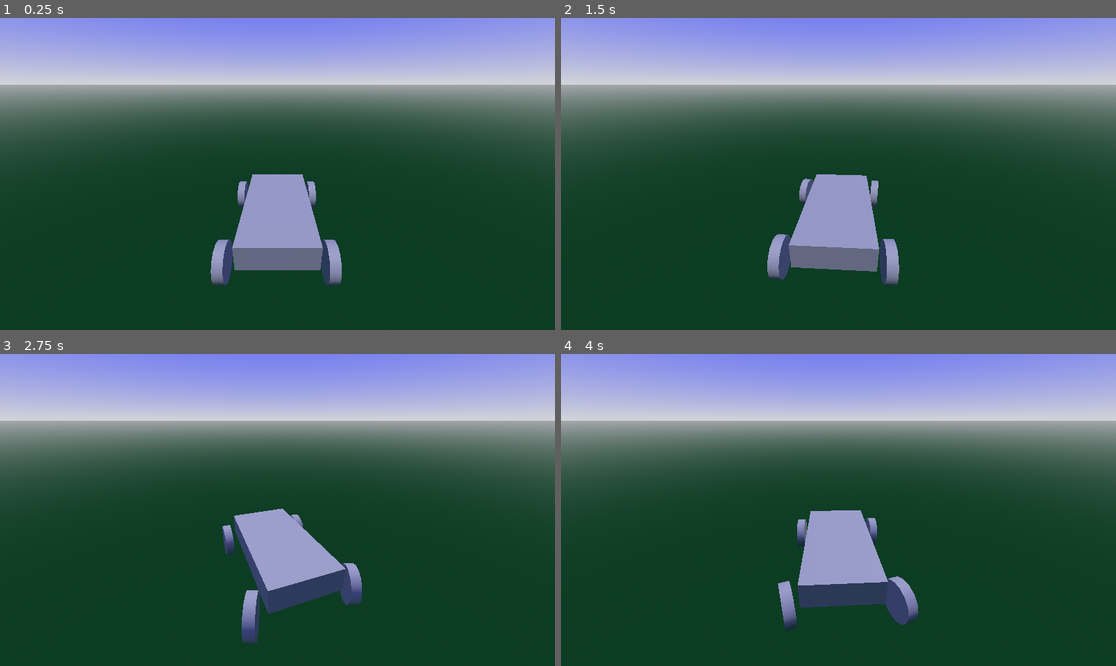
Above: before the commit, frames 1-4 (two rows, left to right).
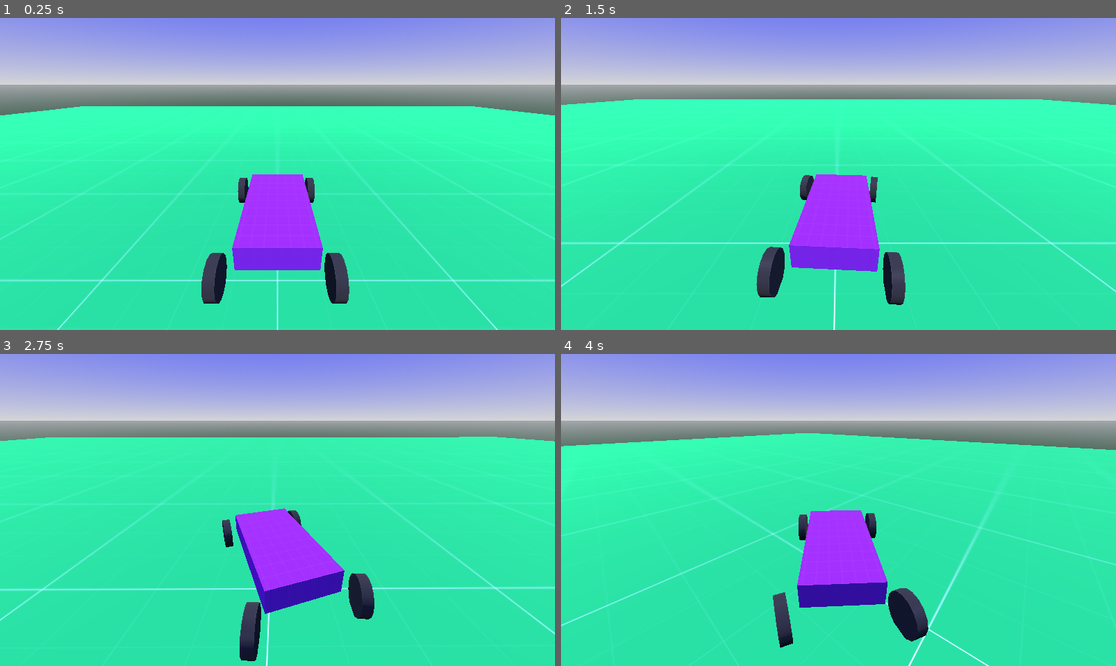
Above: after the commit, the same moments.

Repository: Yngwarr/tofu-delivery-game
Game: Godot game, scene res://scenes/Game.tscn
Same seed, same stepped clock (60 frames per second), same inputs: the game is played once before the commit and once after it.
Inputs:
- Up to frame 1 (0.25 s): no input
- Up to frame 2 (1.5 s): hold D (steer_right) 0.53-1.28 s; tap W (throttle) at 0.6, 1.35 s; hold S (brake) from 1.28 s (still down)
- Up to frame 3 (2.75 s): release S (brake) at 2.03 s; hold D (steer_right) from 2.03 s (still down); tap W (throttle) at 2.1 s
- Up to frame 4 (4 s): tap W (throttle) at 2.85, 3.6 s; release D (steer_right) at 3.53 s; hold A (steer_left) from 3.53 s (still down)

The runs differ from the first frame. In frame 1, 71% of the frame differs, in the area x 0-100%, y 28-100%; in frame 2, 74%, in the area x 0-100%, y 26-100%; in frame 3, 73%; in frame 4, 72%.

Commit message:
added placeholder textures

Diff:
--- a/scenes/Car.tscn
+++ b/scenes/Car.tscn
@@ -1,7 +1,13 @@
-[gd_scene load_steps=6 format=3 uid="uid://b6t5d6fioeqj2"]
+[gd_scene load_steps=8 format=3 uid="uid://cdqld478wjboa"]
 
 [ext_resource type="Script" path="res://src/Car.gd" id="1_uwfxo"]
+[ext_resource type="Texture2D" uid="uid://ct8dicomasmqm" path="res://textures/proto_purple.png" id="2_bjdnj"]
 [ext_resource type="Script" path="res://src/CameraPivot.gd" id="2_gm2jt"]
+[ext_resource type="PackedScene" uid="uid://bpn84vi24hyje" path="res://scenes/Wheel.tscn" id="3_4m2kf"]
+
+[sub_resource type="StandardMaterial3D" id="StandardMaterial3D_p2xst"]
+albedo_texture = ExtResource("2_bjdnj")
+uv1_scale = Vector3(10, 10, 10)
 
 [sub_resource type="BoxMesh" id="BoxMesh_j8hie"]
 size = Vector3(1.5, 0.5, 3)
@@ -9,70 +15,33 @@
 [sub_resource type="BoxShape3D" id="BoxShape3D_gtktg"]
 size = Vector3(1.5, 0.5, 3)
 
-[sub_resource type="CylinderMesh" id="CylinderMesh_tyqs8"]
-top_radius = 0.4
-bottom_radius = 0.4
-height = 0.2
-radial_segments = 16
-
 [node name="Car" type="VehicleBody3D"]
 script = ExtResource("1_uwfxo")
 
 [node name="MeshInstance3D" type="MeshInstance3D" parent="."]
 transform = Transform3D(1, 0, 0, 0, 1, 0, 0, 0, 1, 0, 0.215326, 0)
+material_override = SubResource("StandardMaterial3D_p2xst")
 mesh = SubResource("BoxMesh_j8hie")
 
 [node name="CollisionShape3D" type="CollisionShape3D" parent="."]
 transform = Transform3D(1, 0, 0, 0, 1, 0, 0, 0, 1, 0, 0.215, 0)
 shape = SubResource("BoxShape3D_gtktg")
 
-[node name="frw" type="VehicleWheel3D" parent="."]
-transform = Transform3D(1, 0, 0, 0, 1, 0, 0, 0, 1, -1, 0, 1.36139)
+[node name="frw" parent="." instance=ExtResource("3_4m2kf")]
+transform = Transform3D(1, 0, 0, 0, 1, 0, 0, 0, 1, -1.0151, 0, 1.64508)
 use_as_steering = true
-wheel_radius = 0.4
-suspension_stiffness = 50.0
-damping_compression = 1.9
-damping_relaxation = 2.0
 
-[node name="MeshInstance3D" type="MeshInstance3D" parent="frw"]
-transform = Transform3D(-4.37114e-08, -1, 0, 1, -4.37114e-08, 0, 0, 0, 1, 0, 0, 0)
-mesh = SubResource("CylinderMesh_tyqs8")
+[node name="flw" parent="." instance=ExtResource("3_4m2kf")]
+transform = Transform3D(1, 0, 0, 0, 1, 0, 0, 0, 1, 1.08489, 0, 1.64508)
+use_as_steering = true
 
-[node name="flw" type="VehicleWheel3D" parent="."]
-transform = Transform3D(1, 0, 0, 0, 1, 0, 0, 0, 1, 1.0409, 0, 1.36139)
-use_as_steering = true
-wheel_radius = 0.4
-suspension_stiffness = 50.0
-damping_compression = 1.9
-damping_relaxation = 2.0
+[node name="rrw" parent="." instance=ExtResource("3_4m2kf")]
+transform = Transform3D(1, 0, 0, 0, 1, 0, 0, 0, 1, -1.0151, 0, -1.54921)
+use_as_traction = true
 
-[node name="MeshInstance3D" type="MeshInstance3D" parent="flw"]
-transform = Transform3D(-4.37114e-08, -1, 0, 1, -4.37114e-08, 0, 0, 0, 1, 0, 0, 0)
-mesh = SubResource("CylinderMesh_tyqs8")
-
-[node name="brw" type="VehicleWheel3D" parent="."]
-transform = Transform3D(1, 0, 0, 0, 1, 0, 0, 0, 1, -1, 0, -1.20669)
+[node name="rlw" parent="." instance=ExtResource("3_4m2kf")]
+transform = Transform3D(1, 0, 0, 0, 1, 0, 0, 0, 1, 1.08489, 0, -1.54921)
 use_as_traction = true
-wheel_radius = 0.4
-suspension_stiffness = 50.0
-damping_compression = 1.9
-damping_relaxation = 2.0
-
-[node name="MeshInstance3D" type="MeshInstance3D" parent="brw"]
-transform = Transform3D(-4.37114e-08, -1, 0, 1, -4.37114e-08, 0, 0, 0, 1, 0, 0, 0)
-mesh = SubResource("CylinderMesh_tyqs8")
-
-[node name="blw" type="VehicleWheel3D" parent="."]
-transform = Transform3D(1, 0, 0, 0, 1, 0, 0, 0, 1, 1.0409, 0, -1.20669)
-use_as_traction = true
-wheel_radius = 0.4
-suspension_stiffness = 50.0
-damping_compression = 1.9
-damping_relaxation = 2.0
-
-[node name="MeshInstance3D" type="MeshInstance3D" parent="blw"]
-transform = Transform3D(-4.37114e-08, -1, 0, 1, -4.37114e-08, 0, 0, 0, 1, 0, 0, 0)
-mesh = SubResource("CylinderMesh_tyqs8")
 
 [node name="CameraPivot" type="Node3D" parent="."]
 script = ExtResource("2_gm2jt")
--- a/scenes/Game.tscn
+++ b/scenes/Game.tscn
@@ -1,8 +1,16 @@
-[gd_scene load_steps=6 format=3 uid="uid://bcd7sg64p0ntd"]
+[gd_scene load_steps=9 format=3 uid="uid://bcd7sg64p0ntd"]
 
-[ext_resource type="PackedScene" path="res://scenes/Car.tscn" id="1_ee4kg"]
+[ext_resource type="PackedScene" uid="uid://cdqld478wjboa" path="res://scenes/Car.tscn" id="1_ee4kg"]
+[ext_resource type="Texture2D" uid="uid://cfq7p7f1451pa" path="res://textures/proto_green.png" id="1_x61ai"]
 
 [sub_resource type="WorldBoundaryShape3D" id="WorldBoundaryShape3D_b63vk"]
+
+[sub_resource type="StandardMaterial3D" id="StandardMaterial3D_2dqoq"]
+albedo_texture = ExtResource("1_x61ai")
+uv1_scale = Vector3(10, 10, 10)
+
+[sub_resource type="PlaneMesh" id="PlaneMesh_qc7a3"]
+size = Vector2(100, 100)
 
 [sub_resource type="ProceduralSkyMaterial" id="ProceduralSkyMaterial_uvu5x"]
 sky_top_color = Color(0.286275, 0.341176, 0.984314, 1)
@@ -25,6 +33,10 @@
 [node name="CollisionShape3D" type="CollisionShape3D" parent="Floor"]
 shape = SubResource("WorldBoundaryShape3D_b63vk")
 
+[node name="MeshInstance3D" type="MeshInstance3D" parent="Floor"]
+material_override = SubResource("StandardMaterial3D_2dqoq")
+mesh = SubResource("PlaneMesh_qc7a3")
+
 [node name="Sun" type="DirectionalLight3D" parent="."]
 transform = Transform3D(1, 0, 0, 0, -0.333363, 0.942799, 0, -0.942799, -0.333363, 0, 4.65373, 0)
 
--- /dev/null
+++ b/scenes/Wheel.tscn
@@ -0,0 +1,23 @@
+[gd_scene load_steps=4 format=3 uid="uid://bpn84vi24hyje"]
+
+[ext_resource type="Texture2D" uid="uid://t3ljxgs3vynr" path="res://textures/proto_dark.png" id="1_fg265"]
+
+[sub_resource type="StandardMaterial3D" id="StandardMaterial3D_rqdgm"]
+albedo_texture = ExtResource("1_fg265")
+
+[sub_resource type="CylinderMesh" id="CylinderMesh_tyqs8"]
+top_radius = 0.4
+bottom_radius = 0.4
+height = 0.2
+radial_segments = 16
+
+[node name="frw" type="VehicleWheel3D"]
+wheel_radius = 0.4
+suspension_stiffness = 50.0
+damping_compression = 1.9
+damping_relaxation = 2.0
+
+[node name="MeshInstance3D" type="MeshInstance3D" parent="."]
+transform = Transform3D(-4.37114e-08, -1, 0, 1, -4.37114e-08, 0, 0, 0, 1, 0, 0, 0)
+material_override = SubResource("StandardMaterial3D_rqdgm")
+mesh = SubResource("CylinderMesh_tyqs8")
Binary file added: textures/proto_dark.png
Not shown, added: textures/proto_dark.png.import
Binary file added: textures/proto_green.png
Not shown, added: textures/proto_green.png.import
Binary file added: textures/proto_orange.png
Not shown, added: textures/proto_orange.png.import
Binary file added: textures/proto_purple.png
Not shown, added: textures/proto_purple.png.import
Binary file added: textures/proto_red.png
Not shown, added: textures/proto_red.png.import
Binary file added: textures/proto_white.png
Not shown, added: textures/proto_white.png.import
(and 1 more such lines)
